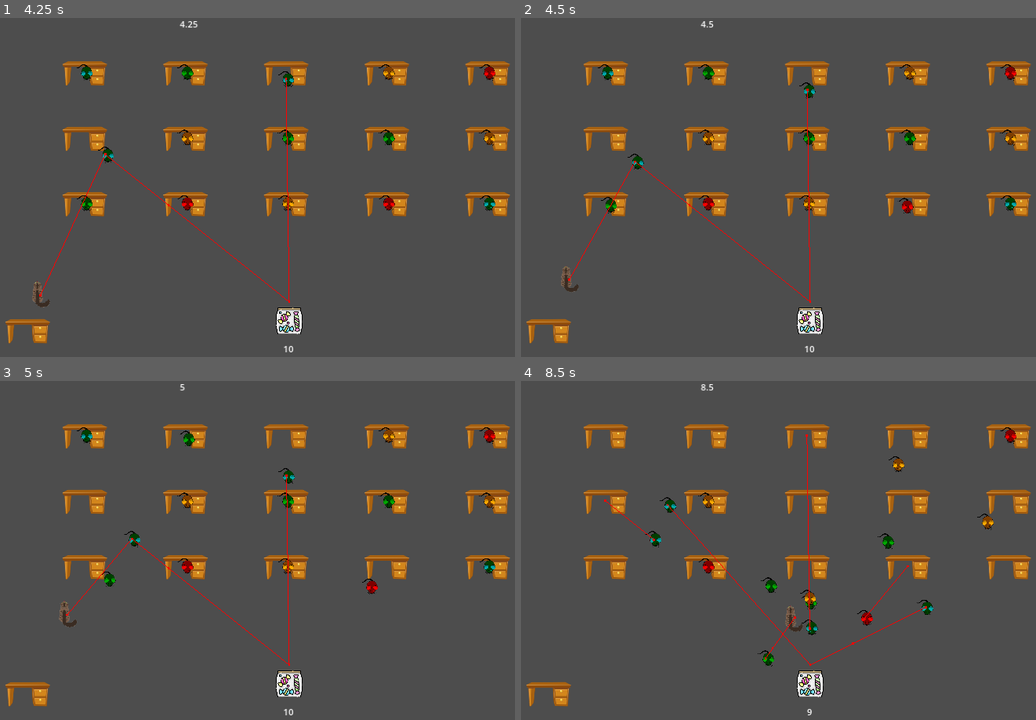
Above: before the commit, frames 1-4 (two rows, left to right).
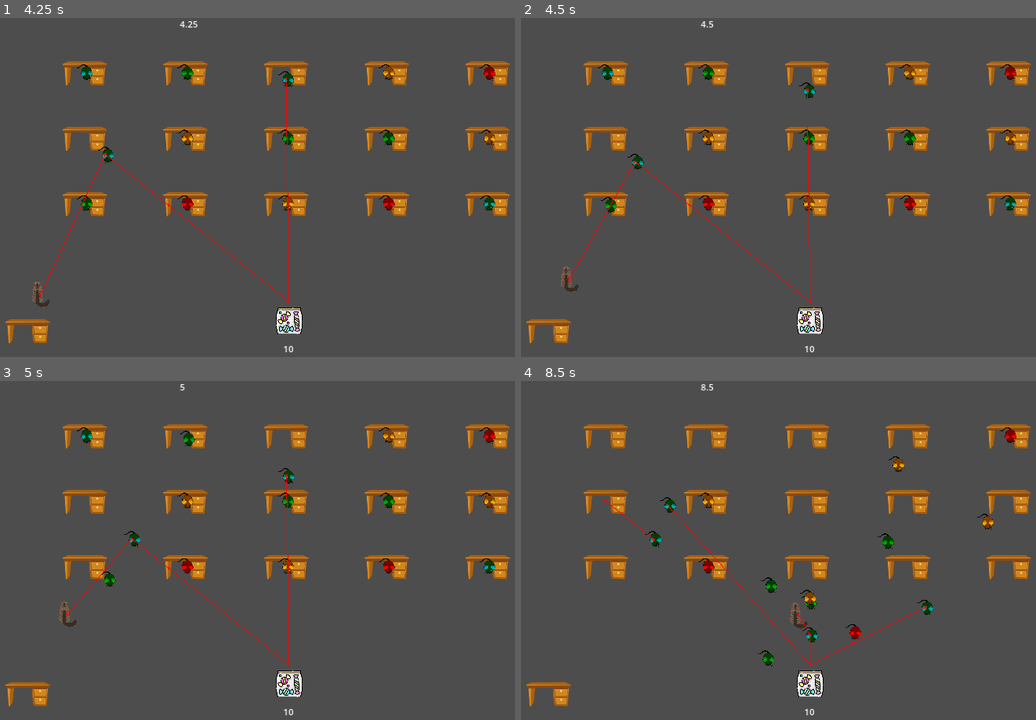
Above: after the commit, the same moments.

Repository: Mateusz-Birembaut/POA_SMA
Game: Godot game, scene res://src/main.tscn
The game is run twice, just before and just after one commit, with the same random seed, the same clock (stepped at 60 frames per second) and the same inputs.
Inputs (mouse positions are in pixels of both pictures, inside the frame that each line leads up to):
- Up to frame 1 (4.25 s): move the mouse to (427, 177) at 0.52 s; hold Right (ui_right) 0.53-1.28 s; move the mouse to (164, 211) at 1.27 s; hold Down (ui_down) 1.28-2.03 s; move the mouse to (350, 116) at 2.02 s; hold Right (ui_right) 2.03-2.78 s; move the mouse to (257, 265) at 2.77 s; hold Up (ui_up) 2.78-3.53 s; move the mouse to (478, 248) at 3.52 s; hold Left (ui_left) from 3.53 s (still down)
- Up to frame 2 (4.5 s): keep holding Left (ui_left); move the mouse to (624, 140) at 4.27 s
- Up to frame 3 (5 s): keep holding Left (ui_left)
- Up to frame 4 (8.5 s): move the mouse to (840, 557) at 5.02 s; release Left (ui_left) at 5.03 s; hold Down (ui_down) 5.03-5.78 s; move the mouse to (716, 469) at 5.77 s; hold Right (ui_right) 5.78-6.53 s; move the mouse to (948, 540) at 6.52 s; hold Up (ui_up) 6.53-7.28 s; move the mouse to (685, 574) at 7.27 s; hold Right (ui_right) 7.28-8.03 s; move the mouse to (871, 479) at 8.02 s; hold Down (ui_down) from 8.03 s (still down)

Frame 1 is identical in both runs. In frame 2, less than 0.1% of the frame differs, in the area x 73-77%, y 52-58%; in frame 3, 0.1%; in frame 4, 0.6%, in the area x 47-76%, y 15-99%.

Commit message:
le leurre part s'yl y a au moins 1 autre eleve lure pret

Diff:
--- a/src/student.gd
+++ b/src/student.gd
@@ -43,7 +43,7 @@
 				lure = true
 				state = States.READY
 			else:
-				if lure :
+				if lure and env.get_lure_ready_student() >= 2:
 					state = States.LEAVE
 				else :
 					if !env.lure_exists():
